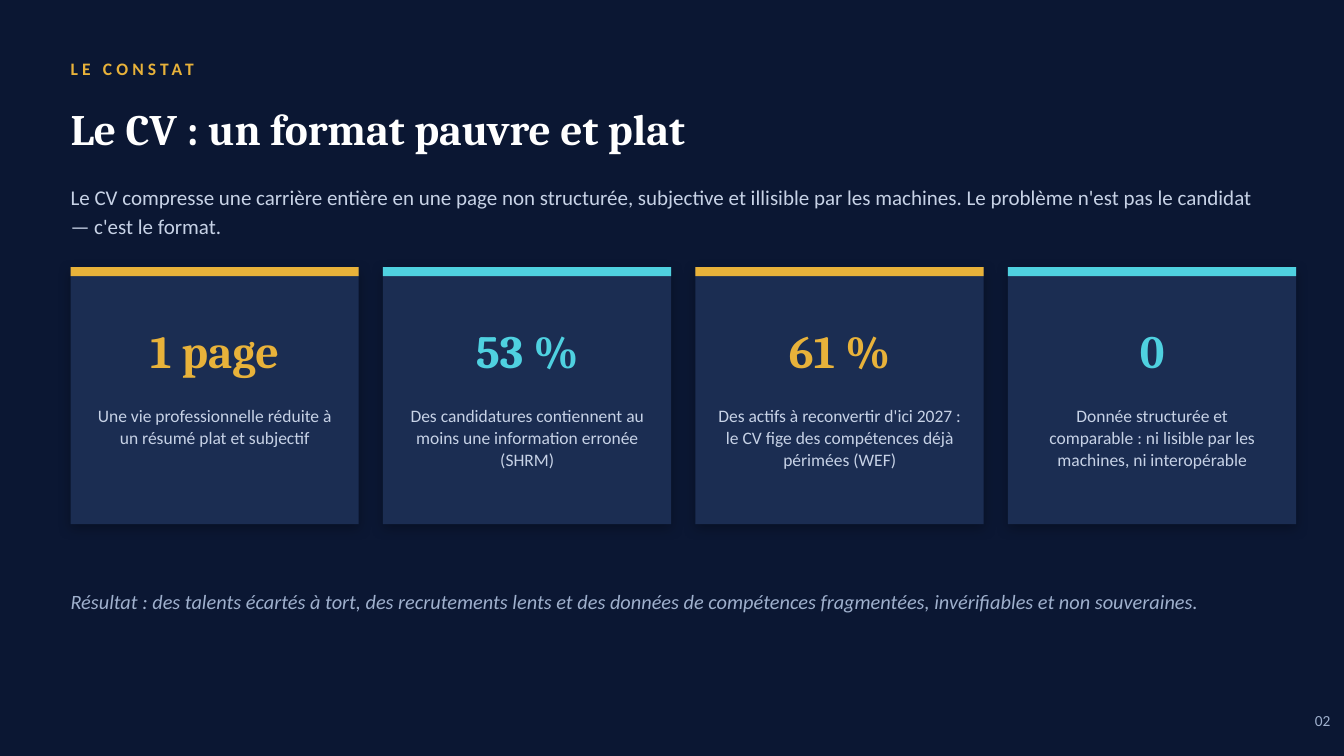
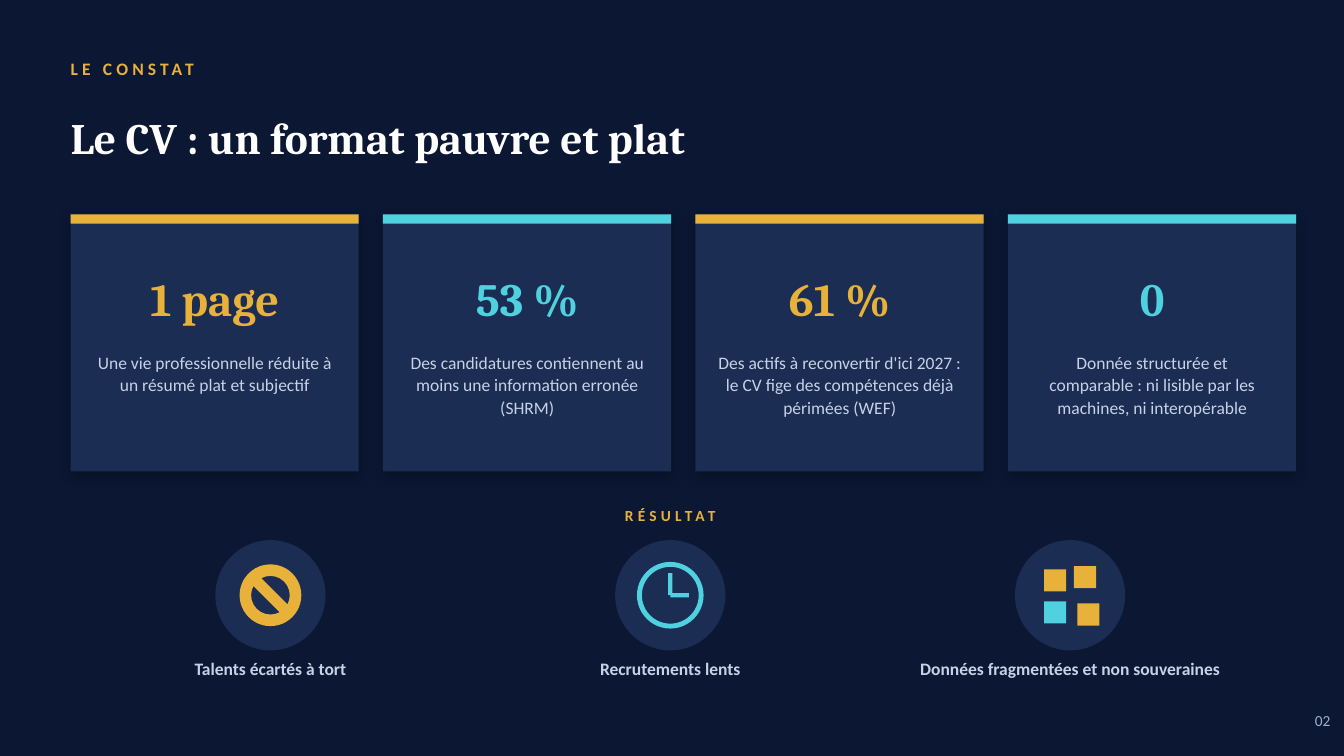
Before and after one commit to remiv1/hr-x, a slide deck: slide 2 of doc/HRX_dirigeants.pptx. Drawn at 1344x756 pixels with LibreOffice and Linux fonts; fonts in the diff are those of the drawing. Boxes give left, top, right and bottom in pixels: in the first picture for what was removed or moved away, otherwise in the second. Text is boxed around its words. In the diff, an @@ line names an element or a change of style, - is before the commit and + after.

Commit message:
Mise à jour du fichier HRX_dirigeants.pptx avec de nouvelles informations pour présentation aux gouvernants.

```diff
--- a/doc/HRX_dirigeants.pptx
+++ b/doc/HRX_dirigeants.pptx
@@ text "Le CV : un format ...": place and size @@
-text "Le CV : un format ..." at bbox=[71, 114, 685, 155]
+text "Le CV : un format ..." at bbox=[71, 123, 685, 164]
@@ text removed at bbox=[71, 190, 1252, 234] @@
-Le CV compresse une carrière entière en une page non structurée, subjective et illisible par les machines. Le problème n'est pas le candidat — c'est le format.
@@ 8 texts, 8 rectangles: place and size @@
-8 texts, 8 rectangles at bbox=[71, 267, 1297, 524]
+8 texts, 8 rectangles at bbox=[71, 215, 1297, 472]
@@ ellipse added at bbox=[216, 540, 326, 650], fill #1B2D52 @@
@@ no-entry sign added at bbox=[240, 565, 301, 626], fill #E8B23A @@
@@ text at bbox=[71, 595, 1198, 613]: text changed; size 14.5 to 11 pt; text colour #9FB0CD to #E8B23A; bold on; italic off @@
-Résultat : des talents écartés à tort, des recrutements lents et des données de compétences fragmentées, invérifiables et non souveraines.
+RÉSULTAT
@@ text added at bbox=[195, 662, 347, 675], 12.5 pt, text #C7D2E6, bold @@
+Talents écartés à tort
@@ group added at bbox=[600, 540, 740, 675]: 2 ellipses, 2 rectangles, 1 text @@
+Recrutements lents
@@ group added at bbox=[920, 540, 1219, 678]: 4 rectangles, 1 ellipse, 1 text @@
+Données fragmentées et non souveraines
```
Also in this commit, not shown: 5 other slides changed.
